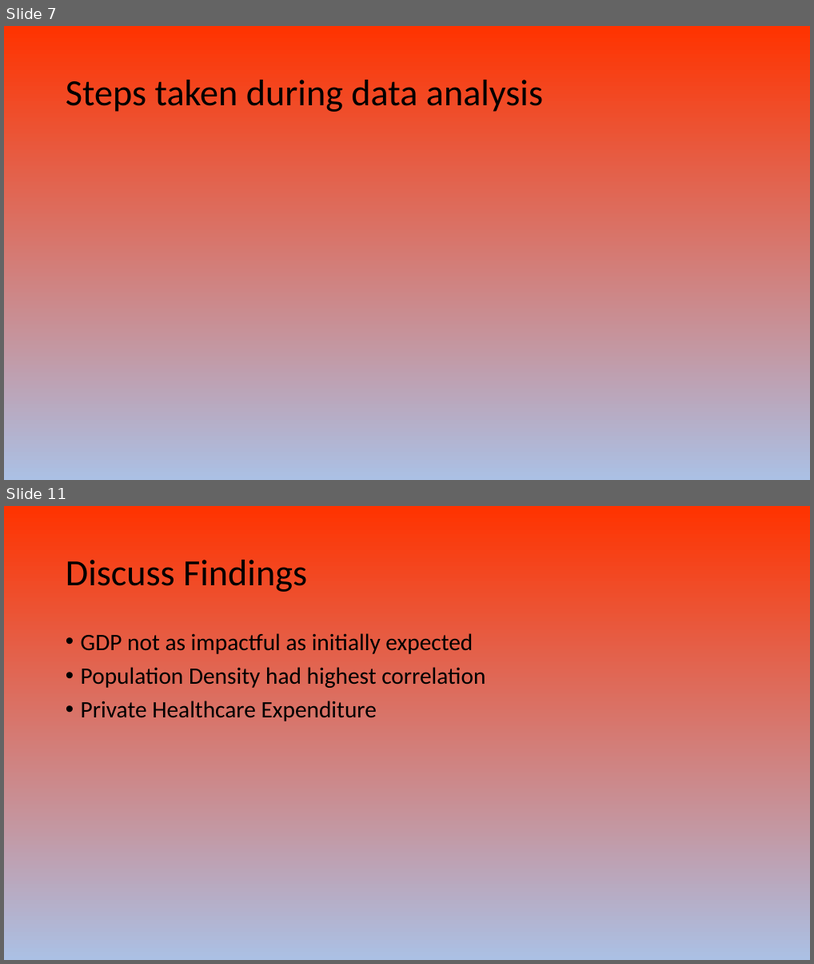
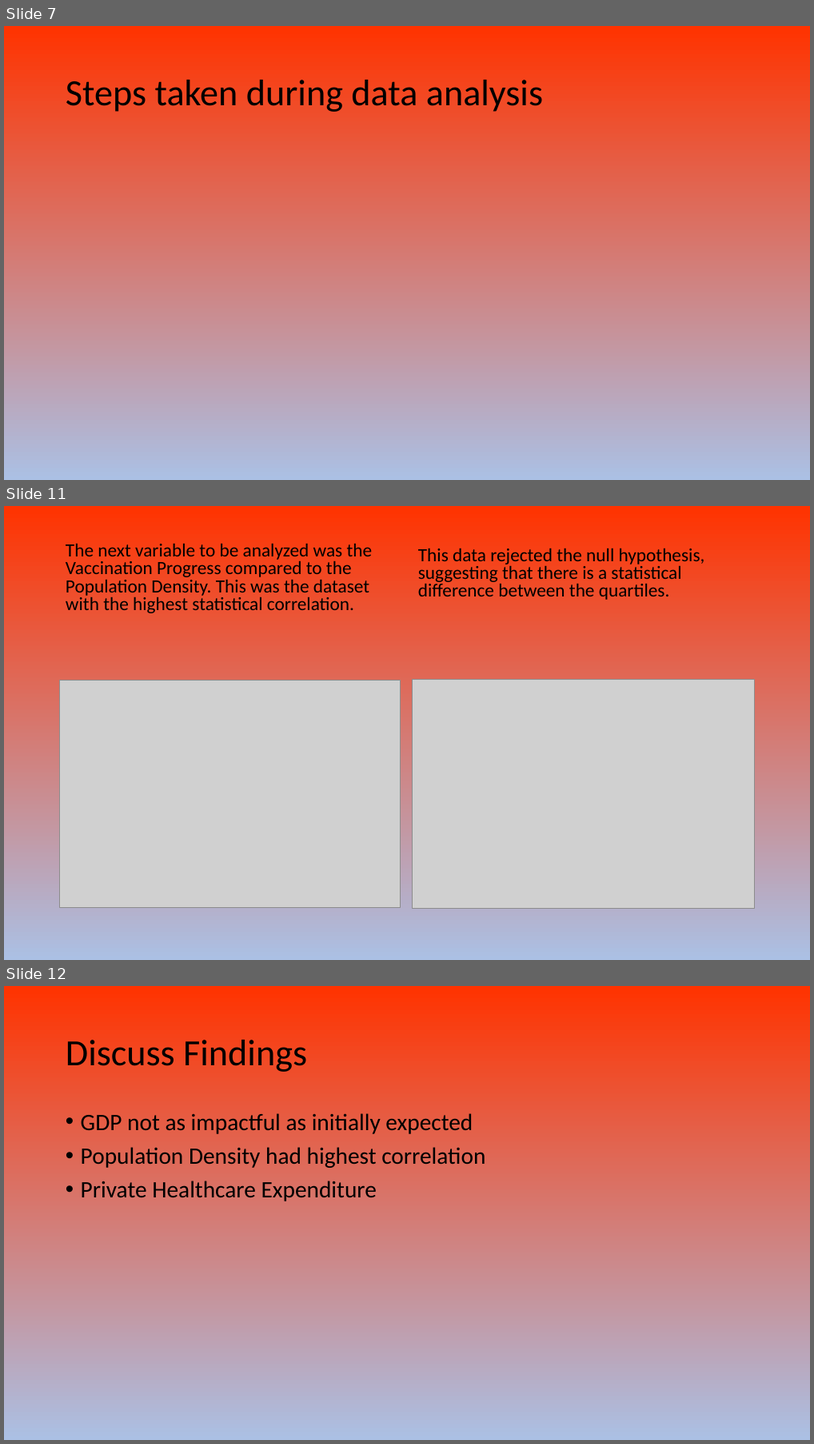
Before and after one commit to AJB-hub/Covid19_Vaccination_Progress, a slide deck: Covid 19 Presentation.pptx. Shown one above the other, each under a label of ours: slides 7 and 11 before the commit, slides 7, 11 and 12 after it; the slides between them are not shown. The pictures are 814x964 and 814x1444 pixels, drawn with LibreOffice and Linux fonts; fonts in the diff are those of the drawing; grey boxes stand for pictures. Boxes give left, top, right and bottom in pixels: in the first picture for what was removed or moved away, otherwise in the second. Text is boxed around its words. In the diff, an @@ line names an element or a change of style, - is before the commit and + after.

```diff
--- a/Covid 19 Presentation.pptx
+++ b/Covid 19 Presentation.pptx
@@ slide 11 added at (4, 506, 810, 960), background gradient #FF3300 to #ABC0E4 to #C7D5ED @@
@@ text added at (66, 543, 373, 613), 22.2 pt, text #000000 @@
+The next variable to be analyzed was the Vaccination Progress compared to the Population Density. This was the dataset with the highest statistical correlation.
@@ text added at (418, 548, 706, 600), 22.2 pt, text #000000 @@
+This data rejected the null hypothesis, suggesting that there is a statistical difference between the quartiles.
@@ picture added at (60, 680, 401, 907) @@
@@ picture added at (412, 679, 755, 908) @@
@@ what was slide 11 is now slide 12 @@
```
Also in this commit, not shown: 3 slides changed, 3 other slides added, 3 slides removed.
